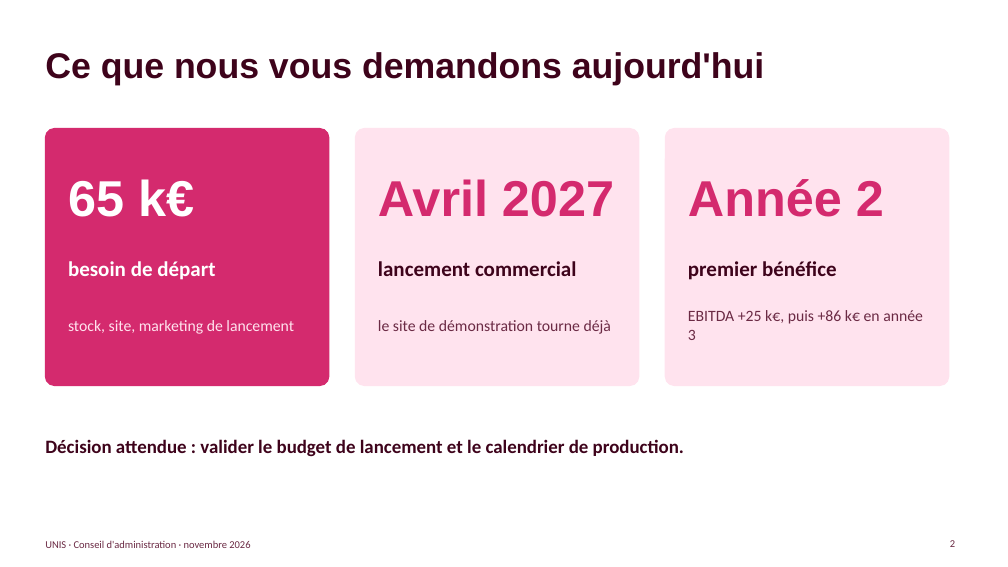
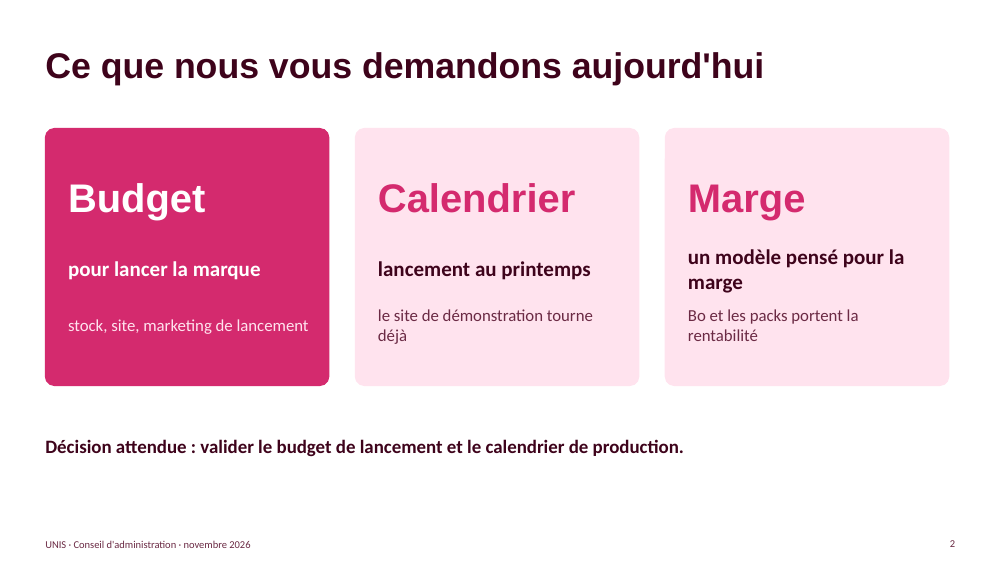
Before and after one commit to kilian-xanadou/unis, a slide deck: slide 2 of docs/UNIS-presentation-conseil.pptx. Drawn at 1008x567 pixels with LibreOffice and Linux fonts; fonts in the diff are those of the drawing. Boxes give left, top, right and bottom in pixels: in the first picture for what was removed or moved away, otherwise in the second. Text is boxed around its words. In the diff, an @@ line names an element or a change of style, - is before the commit and + after.

```diff
--- a/docs/UNIS-presentation-conseil.pptx
+++ b/docs/UNIS-presentation-conseil.pptx
@@ text at (x1=68, y1=183, x2=205, y2=220): text changed; size 48 to 38 pt @@
-65 k€
+Budget
@@ text at (x1=378, y1=183, x2=575, y2=213): text changed; size 48 to 38 pt @@
-Avril 2027
+Calendrier
@@ text at (x1=688, y1=184, x2=806, y2=220): text changed; size 48 to 38 pt @@
-Année 2
+Marge
@@ text at (x1=68, y1=261, x2=261, y2=280): text changed @@
-besoin de départ
+pour lancer la marque
@@ text at (x1=378, y1=261, x2=590, y2=280): text changed @@
-lancement commercial
+lancement au printemps
@@ text at (x1=688, y1=249, x2=905, y2=293): text changed @@
-premier bénéfice
+un modèle pensé pour la marge
@@ text "stock, site, marketing de lancement" at (x1=68, y1=319, x2=309, y2=334): size 15 to 16 pt @@
@@ text "le site de démonstration tourne ..." at (x1=378, y1=309, x2=593, y2=344): size 15 to 16 pt @@
@@ text at (x1=688, y1=309, x2=859, y2=341): text changed; size 15 to 16 pt @@
-EBITDA +25 k€, puis +86 k€ en année 3
+Bo et les packs portent la rentabilité
```
Also in this commit, not shown: 10 other slides changed, 2 slides removed.
